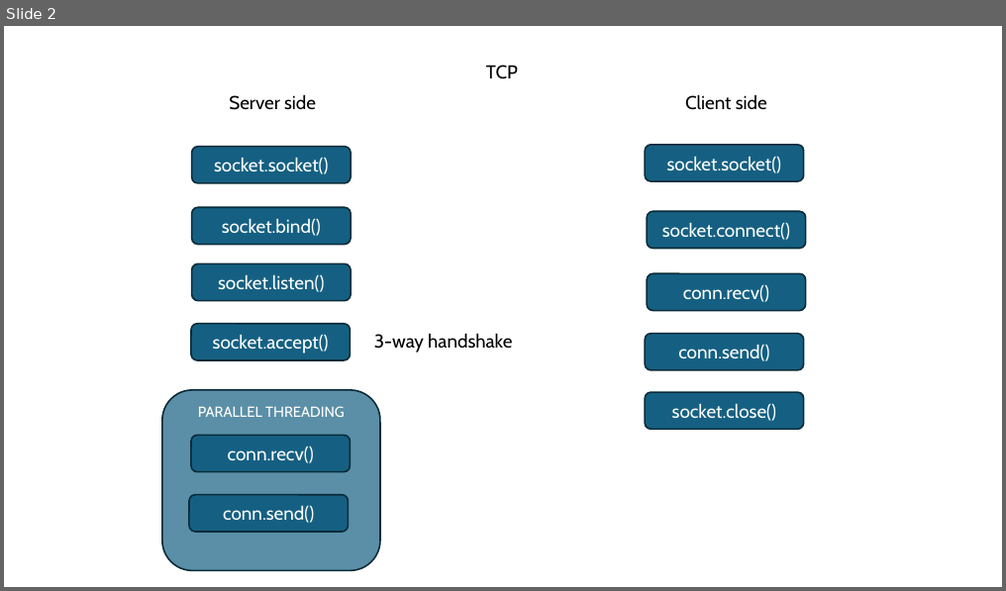
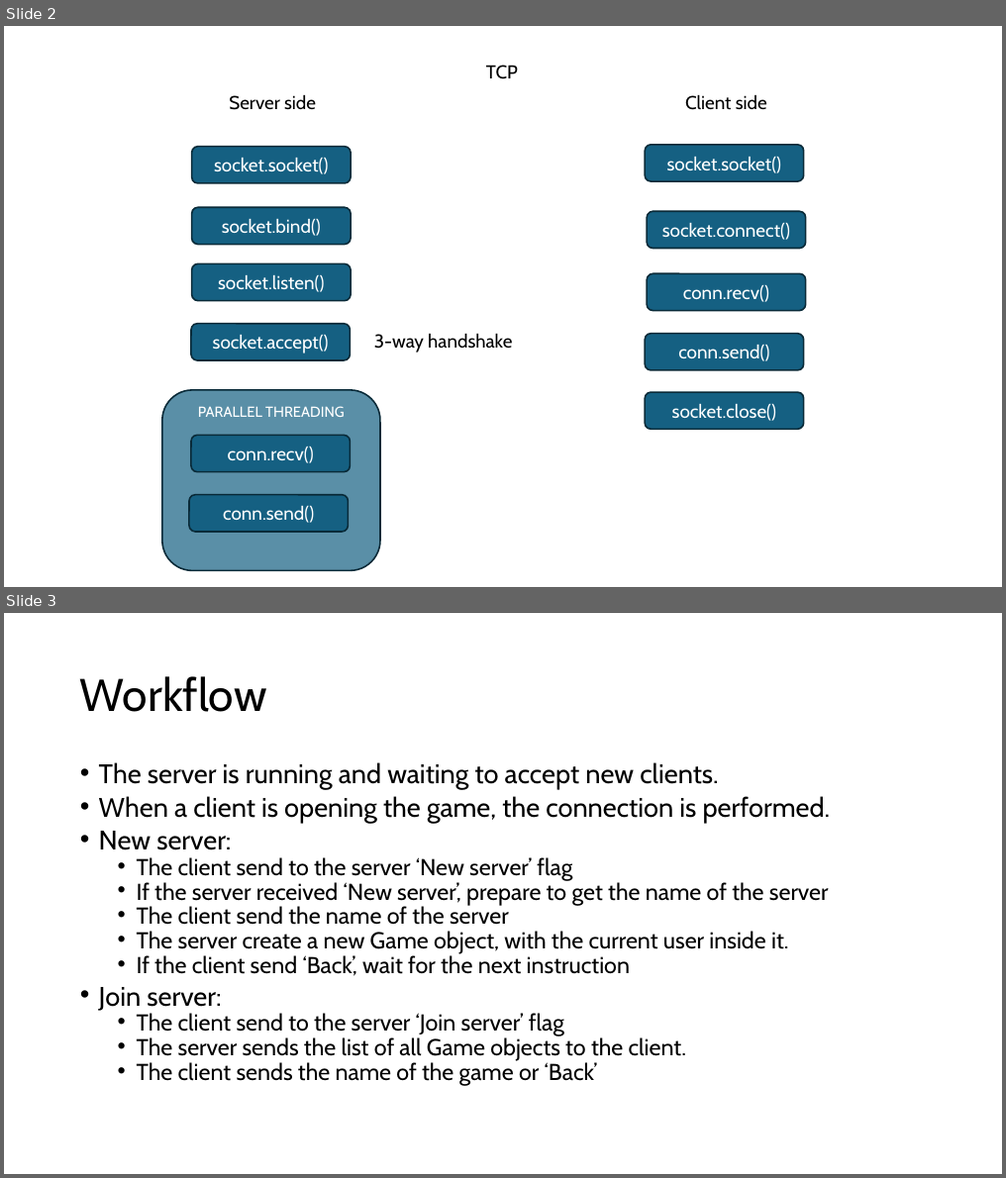
Before and after one commit to raphaelhaehnel/Tic-Tac-Toe-online, a slide deck: software architecture.pptx. Shown one above the other, each under a label of ours: slide 2 before the commit, slides 2 and 3 after it. The pictures are 1006x591 and 1006x1178 pixels, drawn with LibreOffice and Linux fonts; fonts in the diff are those of the drawing. Boxes give left, top, right and bottom in pixels: in the first picture for what was removed or moved away, otherwise in the second. Text is boxed around its words. In the diff, an @@ line names an element or a change of style, - is before the commit and + after.

Commit message:
client-server communication

```diff
--- a/software architecture.pptx
+++ b/software architecture.pptx
@@ slide 3 added at bbox=[4, 613, 1002, 1174], background #FFFFFF @@
@@ title added at bbox=[80, 676, 267, 712], 44 pt, text #000000 @@
+Workflow
@@ text added at bbox=[99, 762, 831, 1086], 22.2 pt, text #000000 @@
+• The server is running and waiting to accept new clients.
+• When a client is opening the game, the connection is performed.
+• New server:
+  • The client send to the server ‘New server’ flag
+  • If the server received ‘New server’, prepare to get the name of the server
+  • The client send the name of the server
+  • The server create a new Game object, with the current user inside it.
+  • If the client send ‘Back’, wait for the next instruction
+• Join server:
+  • The client send to the server ‘Join server’ flag
+  • The server sends the list of all Game objects to the client.
+  • The client sends the name of the game or ‘Back’
```
Also in this commit, not shown: 1 other slide added, 1 slide removed, 4 other files.
